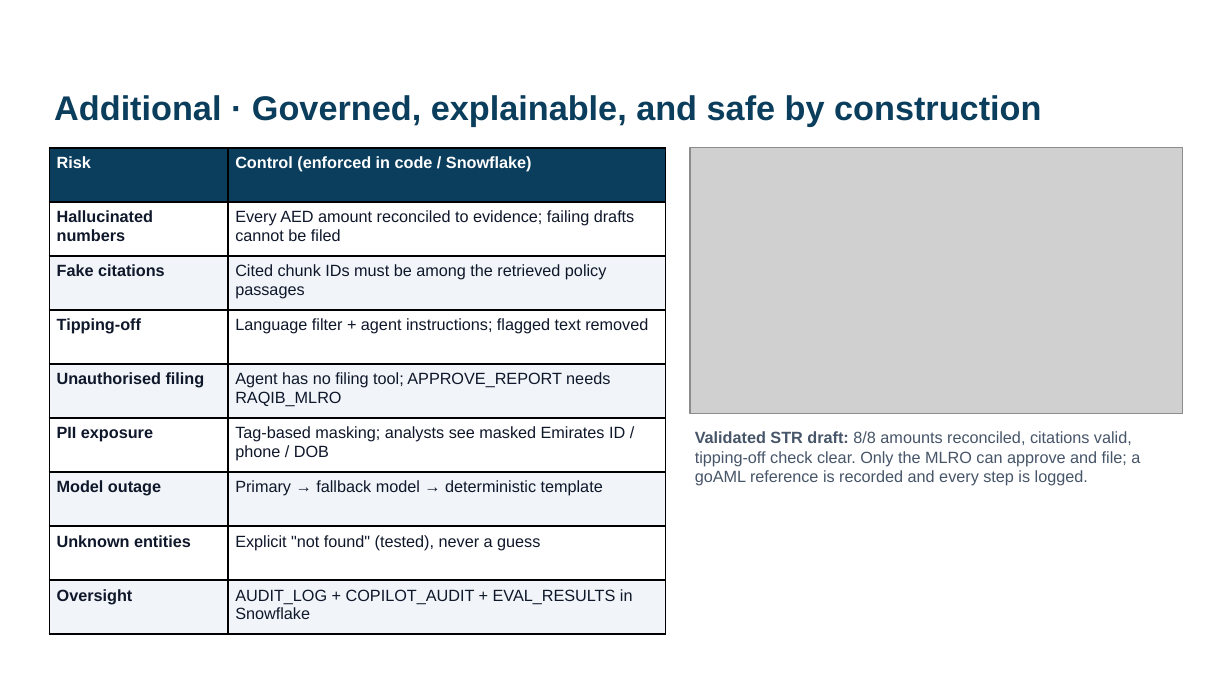
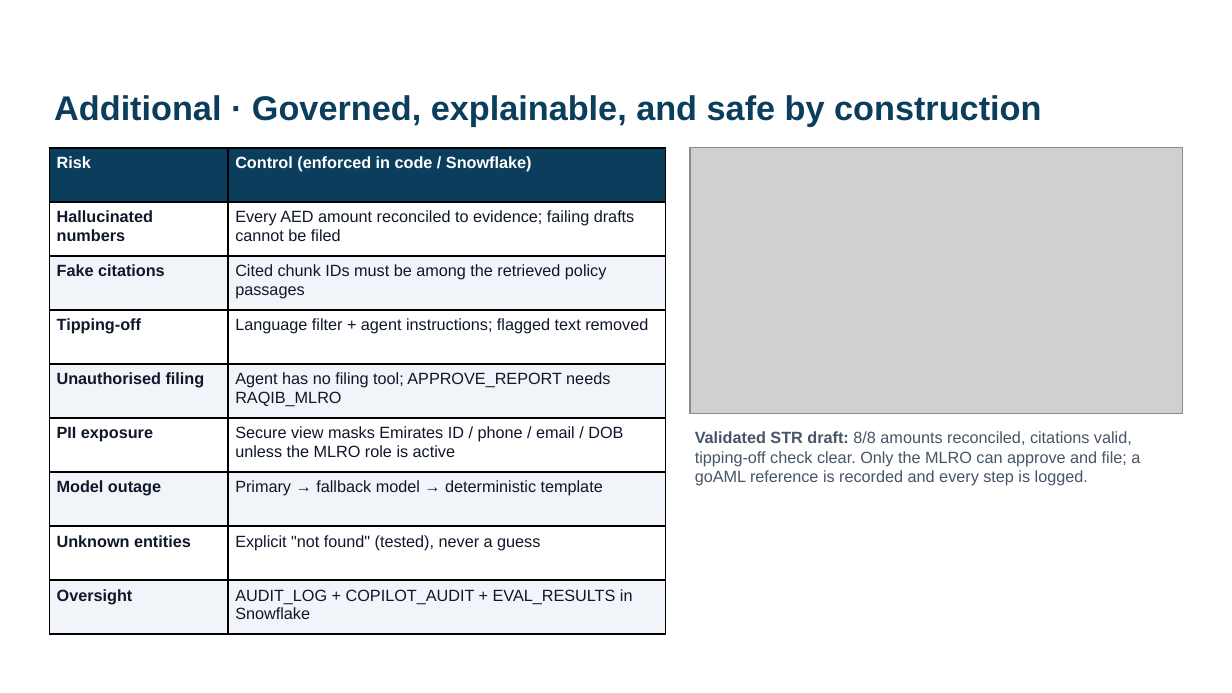
Before and after one commit to ipavanreddy/raqib-snowflake-copilot, a slide deck: slide 6 of docs/Raqib_submission_deck.pptx. Drawn at 1232x693 pixels with LibreOffice and Linux fonts; fonts in the diff are those of the drawing; grey boxes stand for pictures; background and template pictures are left out. Boxes give left, top, right and bottom in pixels: in the first picture for what was removed or moved away, otherwise in the second. Text is boxed around its words. In the diff, an @@ line names an element or a change of style, - is before the commit and + after.

```diff
--- a/docs/Raqib_submission_deck.pptx
+++ b/docs/Raqib_submission_deck.pptx
@@ table at (49,148,665,634) @@
-row 6, column 2: Tag-based masking; analysts see masked Emirates ID / phone / DOB
+row 6, column 2: Secure view masks Emirates ID / phone / email / DOB unless the MLRO role is active
```
Also in this commit, not shown: 2 other slides changed, 1 slide added, 1 slide removed, 9 other files.
